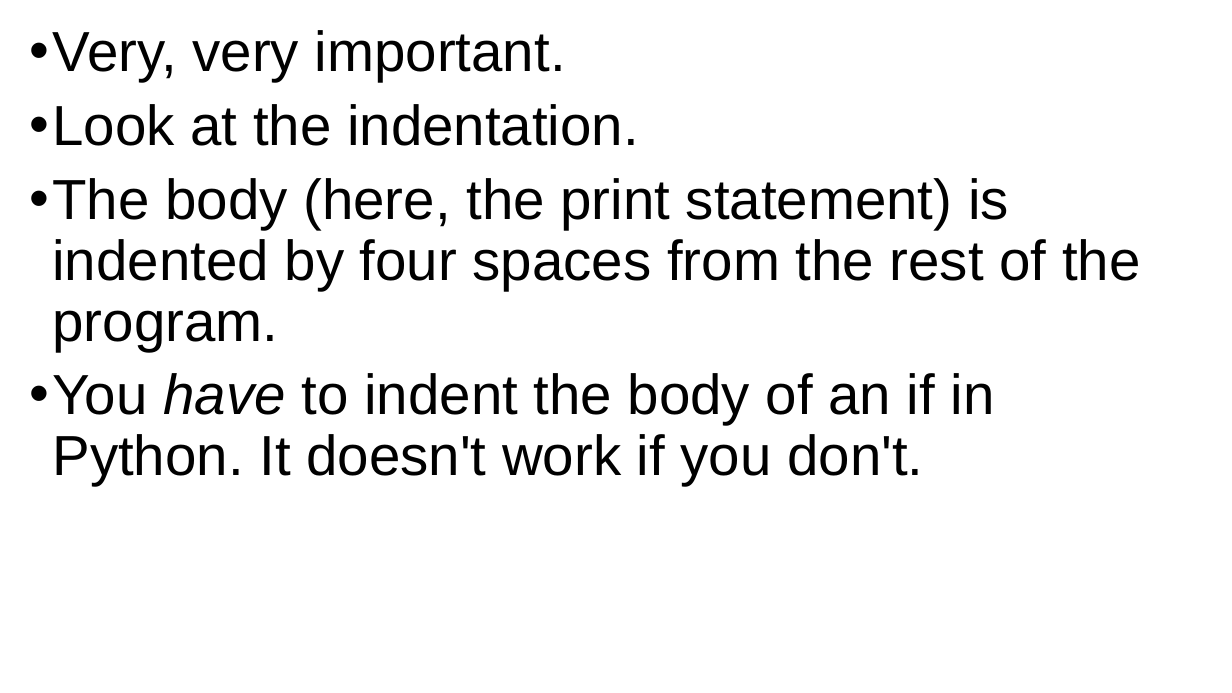
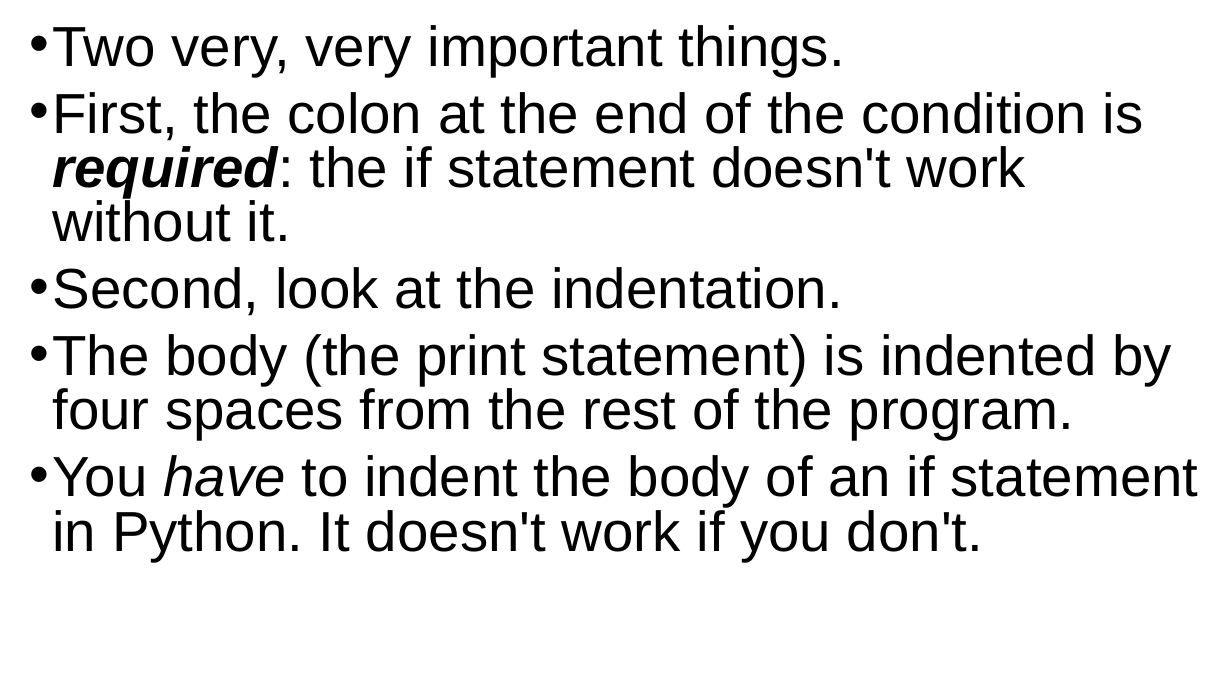
Before and after one commit to grimmelm/ctech404, a slide deck: slide 159 of ctech401/CTECH401_Combined-Slides.pptx (slide 153 before the commit). Drawn at 1232x693 pixels with LibreOffice and Linux fonts; fonts in the diff are those of the drawing. Boxes give left, top, right and bottom in pixels: in the first picture for what was removed or moved away, otherwise in the second. Text is boxed around its words. In the diff, an @@ line names an element or a change of style, - is before the commit and + after.

```diff
--- a/ctech401/CTECH401_Combined-Slides.pptx
+++ b/ctech401/CTECH401_Combined-Slides.pptx
@@ text at <box>52,25,1199,561</box>: text changed @@
-• Very, very important.
-• Look at the indentation.
-• The body (here, the print statement) is indented by four spaces from the rest of the program.
-• You have to indent the body of an if in Python. It doesn't work if you don't.
+• Two very, very important things.
+• First, the colon at the end of the condition is required: the if statement doesn't work without it.
+• Second, look at the indentation.
+• The body (the print statement) is indented by four spaces from the rest of the program.
+• You have to indent the body of an if statement in Python. It doesn't work if you don't.
```
Also in this commit, not shown: 4 other slides changed, 6 slides added.
